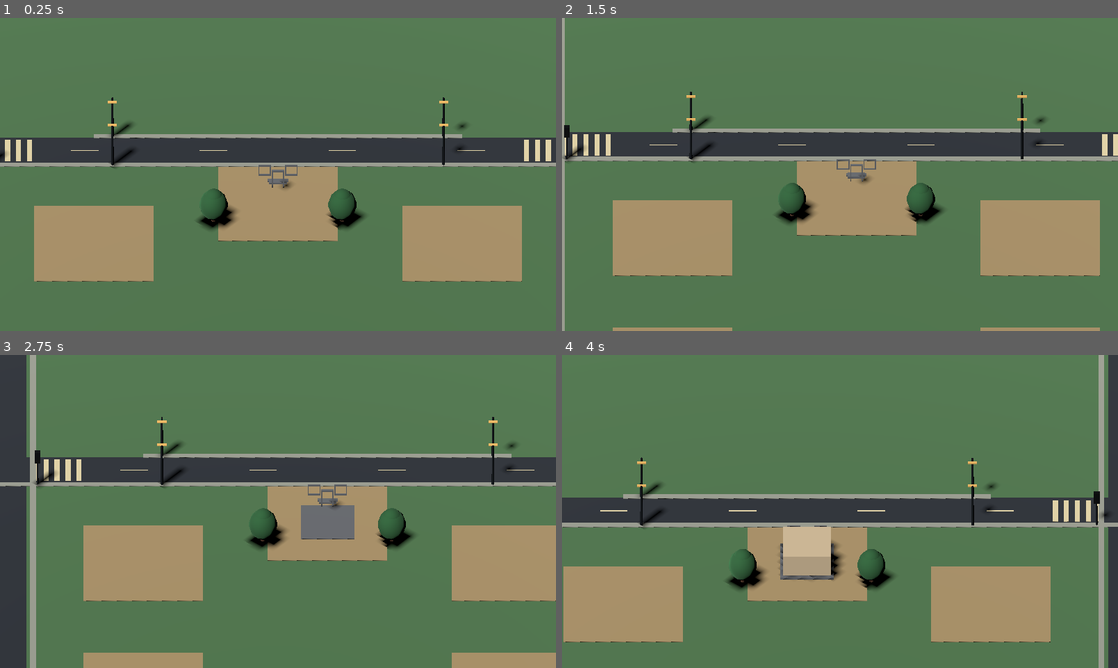
Above: before the commit, frames 1-4 (two rows, left to right).
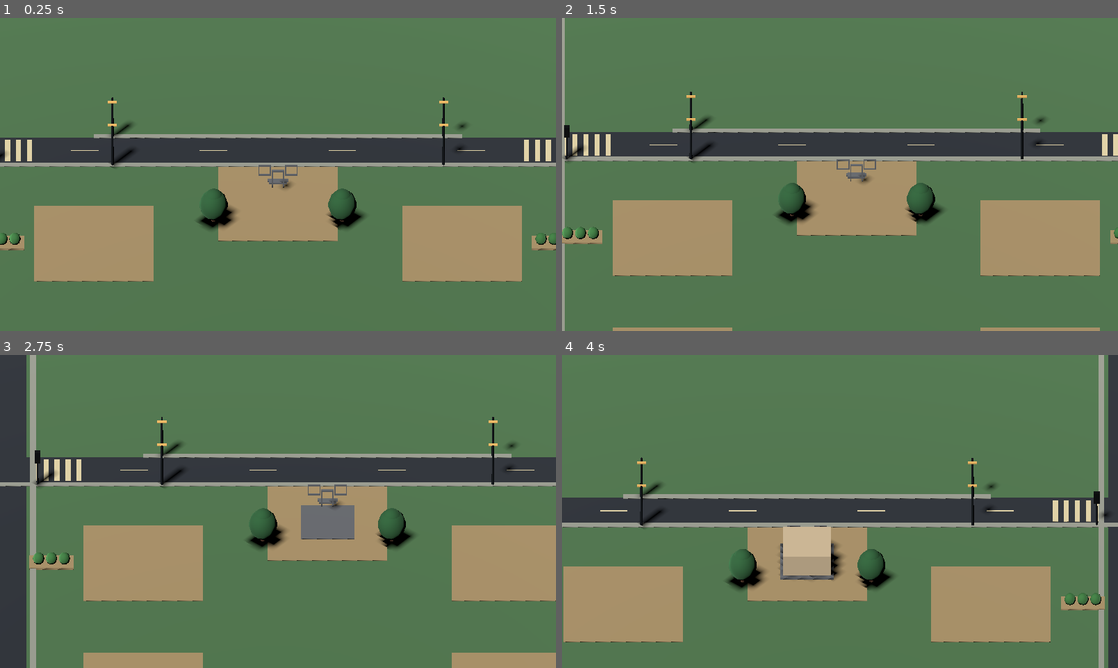
Above: after the commit, the same moments.

Repository: wellbi-creator/rayon-za-rubl
Game: Godot game, scene res://scenes/prototype_3d_district.tscn
Same seed, same stepped clock (60 frames per second), same inputs: the game is played once before the commit and once after it. This scene is started directly instead of the project's main scene.
Inputs (mouse positions are in pixels of both pictures, inside the frame that each line leads up to):
- Up to frame 1 (0.25 s): no input
- Up to frame 2 (1.5 s): tap Enter at 0.5 s; move the mouse to (962, 158) at 0.52 s; hold D 0.53-1.25 s; click (962, 158) at 0.67 s; tap Space at 1.25 s; drag from (728, 190) to (812, 237) at 1.27 s
- Up to frame 3 (2.75 s): tap Enter at 2 s; move the mouse to (333, 442) at 2.02 s; hold D from 2.03 s (still down)
- Up to frame 4 (4 s): release D at 2.75 s; drag from (812, 574) to (673, 464) at 2.77 s; move the mouse to (1006, 558) at 3.52 s; hold A from 3.53 s (still down)

The runs differ from the first frame. In frame 1, 0.3% of the frame differs, in the area x 0-100%, y 68-75%; in frame 2, 0.3%; in frame 3, 0.3%; in frame 4, 0.3%.

Commit message:
Add low-poly landscaping to 3D district

Diff:
--- a/scenes/prototype_3d_district.tscn
+++ b/scenes/prototype_3d_district.tscn
@@ -104,6 +104,10 @@
 radial_segments = 12
 rings = 6
 
+[sub_resource type="StandardMaterial3D" id="ShrubMat"]
+albedo_color = Color(0.24, 0.48, 0.25, 1)
+roughness = 1.0
+
 [sub_resource type="CylinderMesh" id="StreetPoleMesh"]
 top_radius = 0.1
 bottom_radius = 0.16
@@ -716,6 +720,103 @@
 mesh = SubResource("TreeCanopyMesh")
 surface_material_override/0 = SubResource("LeavesMat")
 scale = Vector3(1.1, 1.25, 1.1)
+
+
+[node name="PlanterWestSouth" type="MeshInstance3D" parent="."]
+position = Vector3(-30, 0.16, 12)
+mesh = SubResource("BoxMesh")
+surface_material_override/0 = SubResource("LotMat")
+scale = Vector3(4.8, 0.22, 2.2)
+
+[node name="PlanterEastSouth" type="MeshInstance3D" parent="."]
+position = Vector3(30, 0.16, 12)
+mesh = SubResource("BoxMesh")
+surface_material_override/0 = SubResource("LotMat")
+scale = Vector3(4.8, 0.22, 2.2)
+
+[node name="PlanterWestNorth" type="MeshInstance3D" parent="."]
+position = Vector3(-30, 0.16, 34)
+mesh = SubResource("BoxMesh")
+surface_material_override/0 = SubResource("LotMat")
+scale = Vector3(4.8, 0.22, 2.2)
+
+[node name="PlanterEastNorth" type="MeshInstance3D" parent="."]
+position = Vector3(30, 0.16, 34)
+mesh = SubResource("BoxMesh")
+surface_material_override/0 = SubResource("LotMat")
+scale = Vector3(4.8, 0.22, 2.2)
+
+[node name="ShrubWestSouthA" type="MeshInstance3D" parent="."]
+position = Vector3(-31.4, 0.72, 12)
+mesh = SubResource("TreeCanopyMesh")
+surface_material_override/0 = SubResource("ShrubMat")
+scale = Vector3(0.62, 0.72, 0.62)
+
+[node name="ShrubWestSouthB" type="MeshInstance3D" parent="."]
+position = Vector3(-30, 0.72, 12)
+mesh = SubResource("TreeCanopyMesh")
+surface_material_override/0 = SubResource("ShrubMat")
+scale = Vector3(0.62, 0.72, 0.62)
+
+[node name="ShrubWestSouthC" type="MeshInstance3D" parent="."]
+position = Vector3(-28.6, 0.72, 12)
+mesh = SubResource("TreeCanopyMesh")
+surface_material_override/0 = SubResource("ShrubMat")
+scale = Vector3(0.62, 0.72, 0.62)
+
+[node name="ShrubEastSouthA" type="MeshInstance3D" parent="."]
+position = Vector3(28.6, 0.72, 12)
+mesh = SubResource("TreeCanopyMesh")
+surface_material_override/0 = SubResource("ShrubMat")
+scale = Vector3(0.62, 0.72, 0.62)
+
+[node name="ShrubEastSouthB" type="MeshInstance3D" parent="."]
+position = Vector3(30, 0.72, 12)
+mesh = SubResource("TreeCanopyMesh")
+surface_material_override/0 = SubResource("ShrubMat")
+scale = Vector3(0.62, 0.72, 0.62)
+
+[node name="ShrubEastSouthC" type="MeshInstance3D" parent="."]
+position = Vector3(31.4, 0.72, 12)
+mesh = SubResource("TreeCanopyMesh")
+surface_material_override/0 = SubResource("ShrubMat")
+scale = Vector3(0.62, 0.72, 0.62)
+
+[node name="ShrubWestNorthA" type="MeshInstance3D" parent="."]
+position = Vector3(-31.4, 0.72, 34)
+mesh = SubResource("TreeCanopyMesh")
+surface_material_override/0 = SubResource("ShrubMat")
+scale = Vector3(0.62, 0.72, 0.62)
+
+[node name="ShrubWestNorthB" type="MeshInstance3D" parent="."]
+position = Vector3(-30, 0.72, 34)
+mesh = SubResource("TreeCanopyMesh")
+surface_material_override/0 = SubResource("ShrubMat")
+scale = Vector3(0.62, 0.72, 0.62)
+
+[node name="ShrubWestNorthC" type="MeshInstance3D" parent="."]
+position = Vector3(-28.6, 0.72, 34)
+mesh = SubResource("TreeCanopyMesh")
+surface_material_override/0 = SubResource("ShrubMat")
+scale = Vector3(0.62, 0.72, 0.62)
+
+[node name="ShrubEastNorthA" type="MeshInstance3D" parent="."]
+position = Vector3(28.6, 0.72, 34)
+mesh = SubResource("TreeCanopyMesh")
+surface_material_override/0 = SubResource("ShrubMat")
+scale = Vector3(0.62, 0.72, 0.62)
+
+[node name="ShrubEastNorthB" type="MeshInstance3D" parent="."]
+position = Vector3(30, 0.72, 34)
+mesh = SubResource("TreeCanopyMesh")
+surface_material_override/0 = SubResource("ShrubMat")
+scale = Vector3(0.62, 0.72, 0.62)
+
+[node name="ShrubEastNorthC" type="MeshInstance3D" parent="."]
+position = Vector3(31.4, 0.72, 34)
+mesh = SubResource("TreeCanopyMesh")
+surface_material_override/0 = SubResource("ShrubMat")
+scale = Vector3(0.62, 0.72, 0.62)
 
 [node name="Camera3D" type="Camera3D" parent="."]
 position = Vector3(0, 34, 42)
Not shown: 1 places in scenes/prototype_3d_district.tscn that only renumber resources
